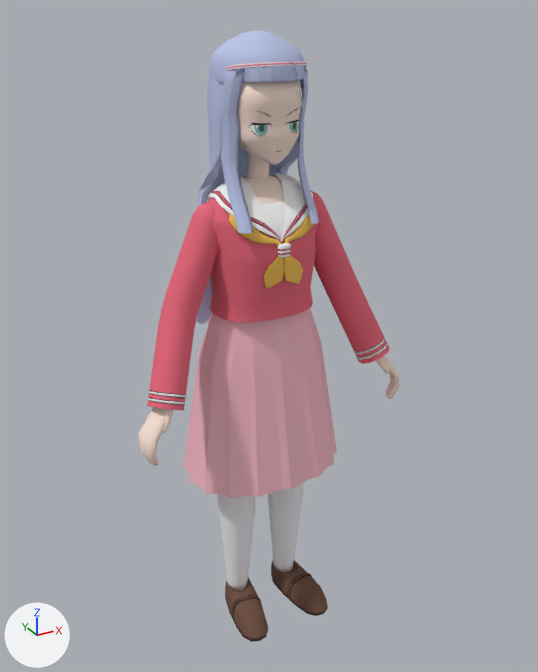
Before and after pictures for a commit that changed the glTF model examples/meshes/miki.glb.
Rendered twice from a 50 mm camera at (-0.814, -1.521, 1.571) aimed at (0.025, 0.005, 0.808). The lights are fixed; the arrows at lower left show +X, +Y and +Z. The older version comes first. Vertices at exactly the same position are counted once.

Names of what the first picture shows: 'arm_l', 'arm_r', 'back_hair', 'blouse', 'collar', 'hair', 'head', 'scarf', 'shoes', 'sidelocks', 'skirt', 'socks' and 5 more.
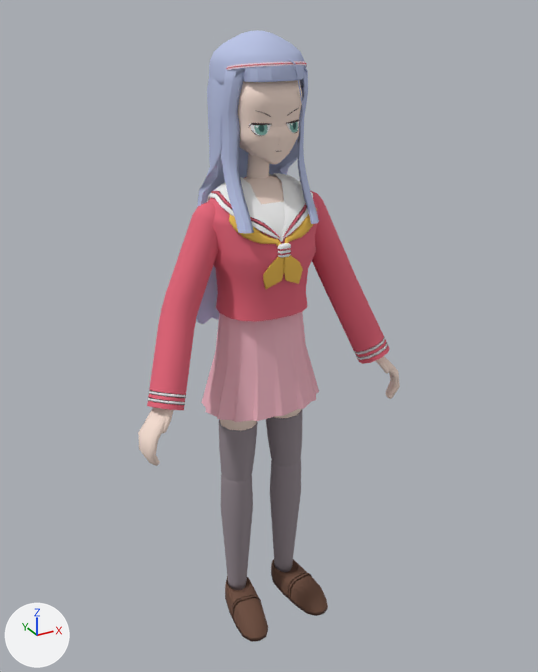
Diff of the bpy script that builds the scene:
```diff
--- a/examples/meshes/miki.glb.py
+++ b/examples/meshes/miki.glb.py
@@ mat_socks @@
 mat_socks = principled_material('socks')
-mat_socks.base_color = (0.888, 0.871, 0.905)  # white #f2f0f4
+mat_socks.base_color = (0.301, 0.254, 0.283)  # grey #958a91
 mat_socks.roughness = 0.85
@@ me_blouse @@
 # used by ob_blouse; location = (0.0, 0.0, 0.0)
-me_blouse.from_pydata(...)  # 217 vertices, 430 faces; spans x -0.148..0.148, y -0.109..0.085, z 0.9..1.226
+me_blouse.from_pydata(...)  # 235 vertices, 466 faces; spans x -0.148..0.148, y -0.109..0.085, z 0.9..1.226
+# me_blouse part 1
+# 1 vertex is removed from x 0.105, y -0.07, z 0.9
+# 19 faces are deleted
+# 35 vertices move from x -0.13..0.13, y -0.099..0.079, z 0.9..0.94 to x -0.11..0.11, y -0.103..0.08, z 0.94..1.0
+# 19 vertices are added at x -0.113..0.113, y -0.099..0.079, z 0.9..0.94
+# 55 new faces join them
 me_blouse.materials.append(mat_uniform)
@@ me_legs @@
 # used by ob_legs; location = (0.0, 0.0, 0.0)
-me_legs.from_pydata(...)  # 120 vertices, 232 faces; spans x -0.15..0.15, y -0.065..0.073, z 0.369..0.721
+me_legs.from_pydata(...)  # 182 vertices, 356 faces; spans x -0.117..0.117, y -0.046..0.053, z 0.39..0.723
+# me_legs part 2: the loose piece of 60 vertices spanning x 0.006..0.15, y -0.065..0.073, z 0.369..0.721 is rebuilt with 91 vertices and now spans x 0.01..0.117, y -0.046..0.053, z 0.39..0.723
+# me_legs part 3: the loose piece of 60 vertices spanning x -0.15..-0.006, y -0.065..0.073, z 0.369..0.721 is rebuilt with 91 vertices and now spans x -0.117..-0.01, y -0.046..0.053, z 0.39..0.723
 me_legs.materials.append(mat_skin)
@@ me_socks @@
 # used by ob_socks; location = (0.0, 0.0, 0.0)
-me_socks.from_pydata(...)  # 120 vertices, 232 faces; spans x -0.128..0.128, y -0.049..0.054, z 0.024..0.386
+me_socks.from_pydata(...)  # 194 vertices, 380 faces; spans x -0.122..0.122, y -0.042..0.047, z 0.024..0.461
+# me_socks part 4: the loose piece of 60 vertices spanning x 0.025..0.128, y -0.049..0.054, z 0.024..0.386 is rebuilt with 97 vertices and now spans x 0.032..0.122, y -0.042..0.047, z 0.024..0.461
+# me_socks part 5: the loose piece of 60 vertices spanning x -0.128..-0.025, y -0.049..0.054, z 0.024..0.386 is rebuilt with 97 vertices and now spans x -0.122..-0.032, y -0.042..0.047, z 0.024..0.461
 me_socks.materials.append(mat_socks)
@@ me_skirt @@
 # used by ob_skirt; location = (0.0, 0.0, 0.0)
-me_skirt.from_pydata(...)  # 210 vertices, 412 faces; spans x -0.215..0.215, y -0.158..0.168, z 0.45..0.952
+me_skirt.from_pydata(...)  # 210 vertices, 412 faces; spans x -0.16..0.16, y -0.112..0.12, z 0.64..0.952
+# me_skirt part 6: 206 of 210 vertices moved; they spanned x -0.215..0.215, y -0.158..0.168, z 0.45..0.95 and now span x -0.16..0.16, y -0.112..0.12, z 0.64..0.95; mean shift (0.0, -0.001, 0.059); largest move (0.215, 0.0, 0.45) -> (0.16, 0.0, 0.64)
 me_skirt.materials.append(mat_skirt)
@@ me_sock_tops @@
+me_sock_tops.from_pydata(...)  # 146 vertices, 284 faces; spans x -0.12..0.12, y -0.049..0.053, z 0.384..0.588
+me_sock_tops.materials.append(mat_socks)  # grey #958a91
@@ ob_sock_tops @@
+ob_sock_tops = bpy.data.objects.new('sock_tops', me_sock_tops)
+ob_sock_tops.location = (0.0, 0.0, 0.0)
```

Pixel boxes [x1, y1, x2, y2] of what changed, in the pictures (538 x 672 px; the box of a moved part takes in the faces that stretch with it):
'skirt', reshaped: before [184, 308, 337, 498]; after [201, 312, 319, 422]
'socks', recoloured, reshaped: before [218, 483, 304, 591]; after [221, 458, 301, 590]
'sock_tops', added: after [219, 410, 302, 482]
part 1 of me_blouse, moved or reshaped: before [210, 252, 316, 322]; after [214, 252, 316, 321]
part 2 of me_legs, rebuilt (not visible before): after [275, 409, 302, 418]
part 3 of me_legs, rebuilt (not visible before): after [220, 419, 257, 431]
part 4 of me_socks, rebuilt: before [268, 483, 304, 573]; after [270, 458, 301, 572]
part 5 of me_socks, rebuilt (13% narrower, 21% taller): before [218, 495, 255, 591]; after [221, 474, 253, 590]
